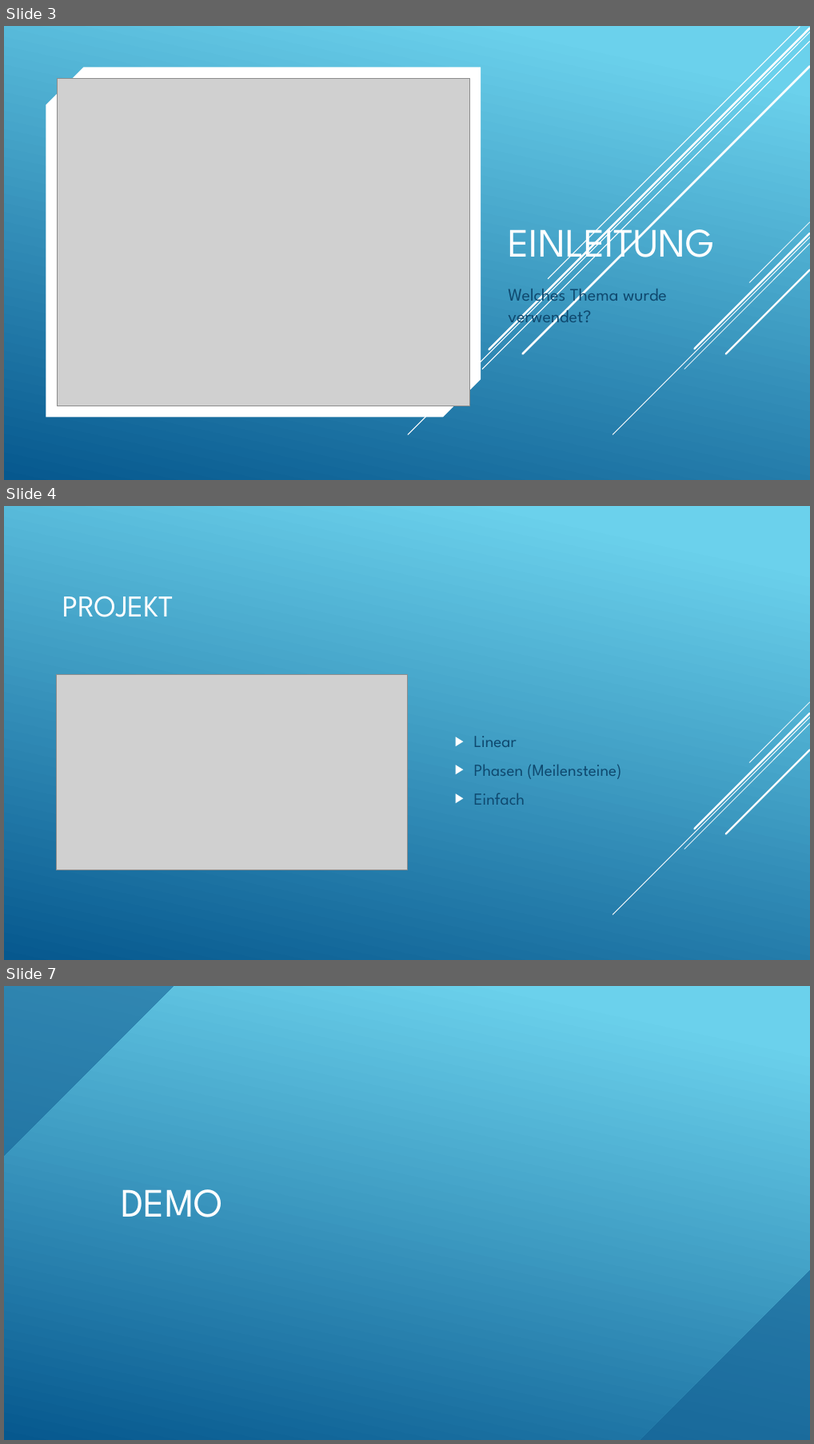
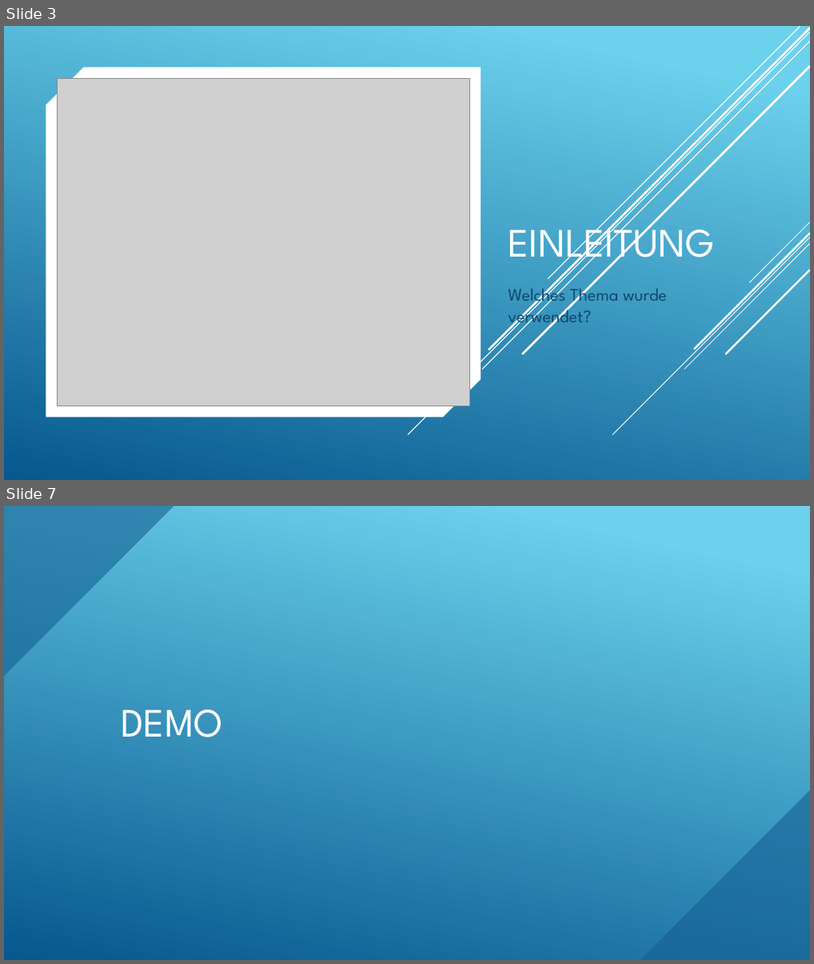
Before and after one commit to HaessigeHubi/JS1_MLZ, a slide deck: Präsentation.pptx. Shown one above the other, each under a label of ours: slides 3, 4 and 7 before the commit, slides 3 and 7 after it; the slides between them are not shown. The pictures are 814x1444 and 814x964 pixels, drawn with LibreOffice and Linux fonts; fonts in the diff are those of the drawing; grey boxes stand for pictures. Boxes give left, top, right and bottom in pixels: in the first picture for what was removed or moved away, otherwise in the second. Text is boxed around its words. In the diff, an @@ line names an element or a change of style, - is before the commit and + after.

```diff
--- a/Präsentation.pptx
+++ b/Präsentation.pptx
@@ slide 4 removed at box(4, 506, 810, 960), background gradient #6ED2EB to #06588E; not listed: 5 template elements that a slide beside it also shows @@
@@ title removed at box(62, 596, 174, 617) @@
-PROJEKT
@@ picture removed at box(57, 675, 407, 870) @@
@@ text removed at box(474, 736, 622, 804) @@
-▶ Linear
-▶ Phasen (Meilensteine)
-▶ Einfach
```
Also in this commit, not shown: 3 slides changed, 1 slide added, 1 other slide removed, 5 other files.
